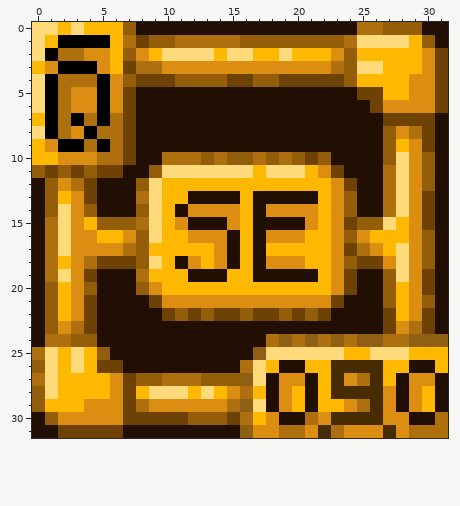
Edited in one commit: pixel-art sprite (Datapack_Survivors_Elegy/pack.png). Above, as it was before the edit.
The file is 32x32 pixels.
The result:
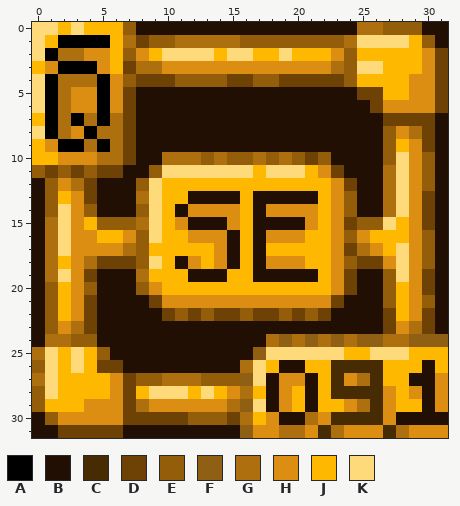
Palette (. is transparent): A #000000  B #210f04  C #472b03  D #6d4204  E #935d09  F #8f5f13  G #ae700e  H #dc8e12  J #ffb800  K #ffda7a
From old to new:
Changed rows in their new state; - is an unchanged pixel.
first column x 28:
26 -J--
27 JBBH
28 J-BH
29 JJBH
30 B--B
31 GHHH
